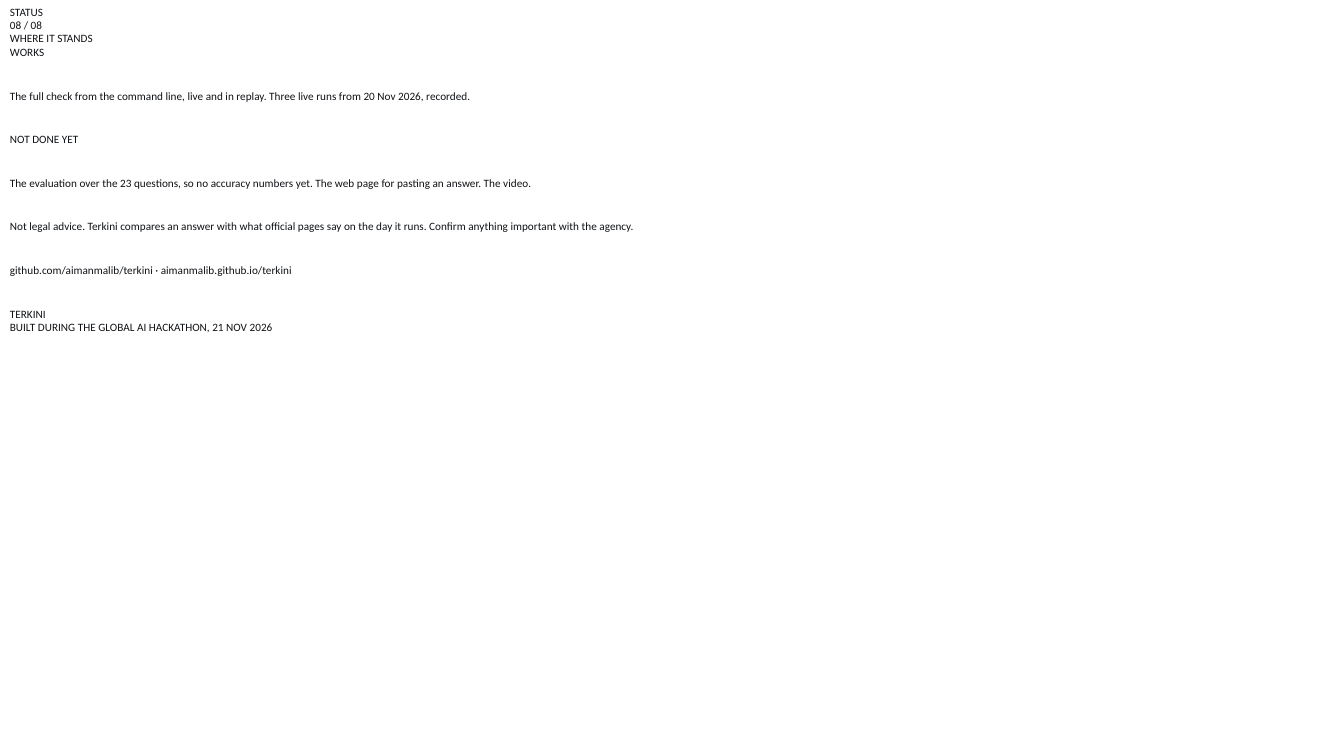
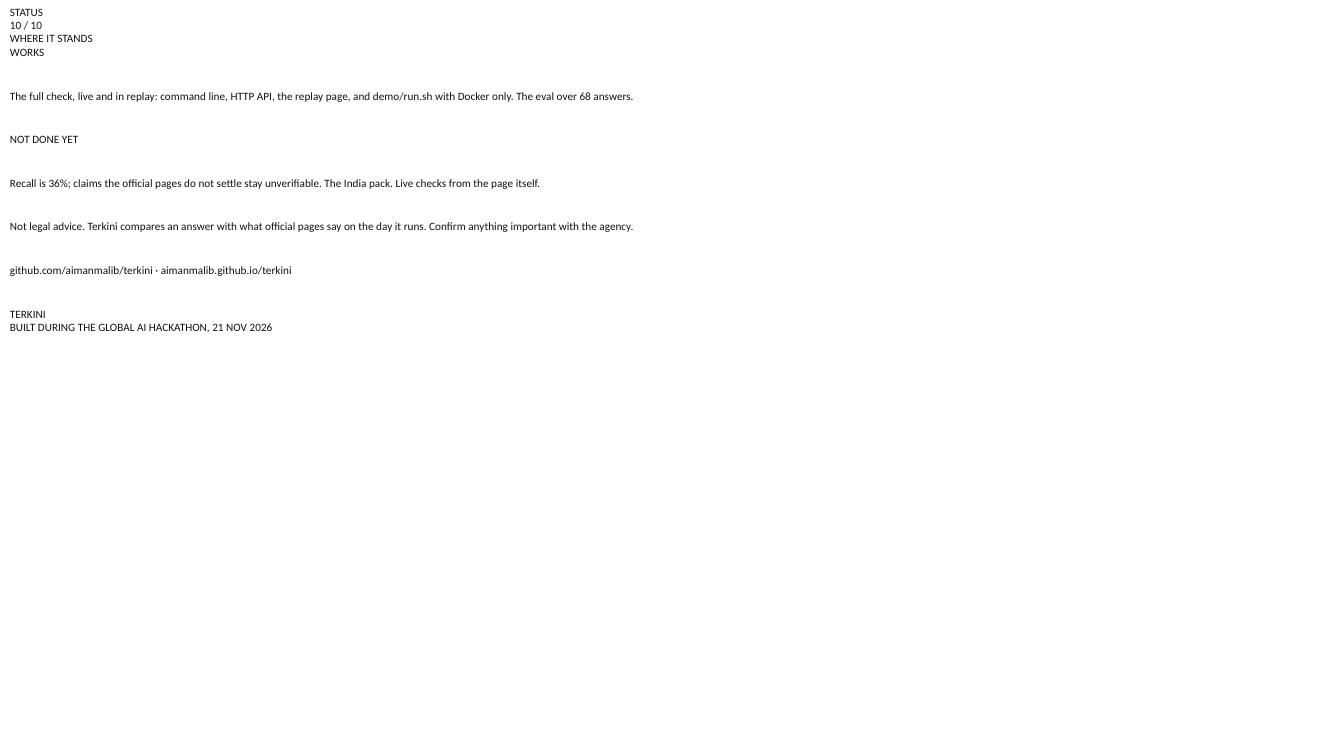
Before and after one commit to aimanmalib/terkini, a slide deck: slide 10 of docs/deck.pptx (slide 8 before the commit). Drawn at 1344x756 pixels with LibreOffice and Linux fonts; fonts in the diff are those of the drawing; background and template pictures are left out. Boxes give left, top, right and bottom in pixels: in the first picture for what was removed or moved away, otherwise in the second. Text is boxed around its words. In the diff, an @@ line names an element or a change of style, - is before the commit and + after.

```diff
--- a/docs/deck.pptx
+++ b/docs/deck.pptx
@@ text at (x1=10, y1=21, x2=42, y2=29): text changed @@
-08 / 08
+10 / 10
@@ text at (x1=10, y1=92, x2=633, y2=102): text changed @@
-The full check from the command line, live and in replay. Three live runs from 20 Nov 2026, recorded.
+The full check, live and in replay: command line, HTTP API, the replay page, and demo/run.sh with Docker only. The eval over 68 answers.
@@ text at (x1=10, y1=179, x2=540, y2=189): text changed @@
-The evaluation over the 23 questions, so no accuracy numbers yet. The web page for pasting an answer. The video.
+Recall is 36%; claims the official pages do not settle stay unverifiable. The India pack. Live checks from the page itself.
```
Also in this commit, not shown: 6 other slides changed, 2 slides added, 3 other files.
